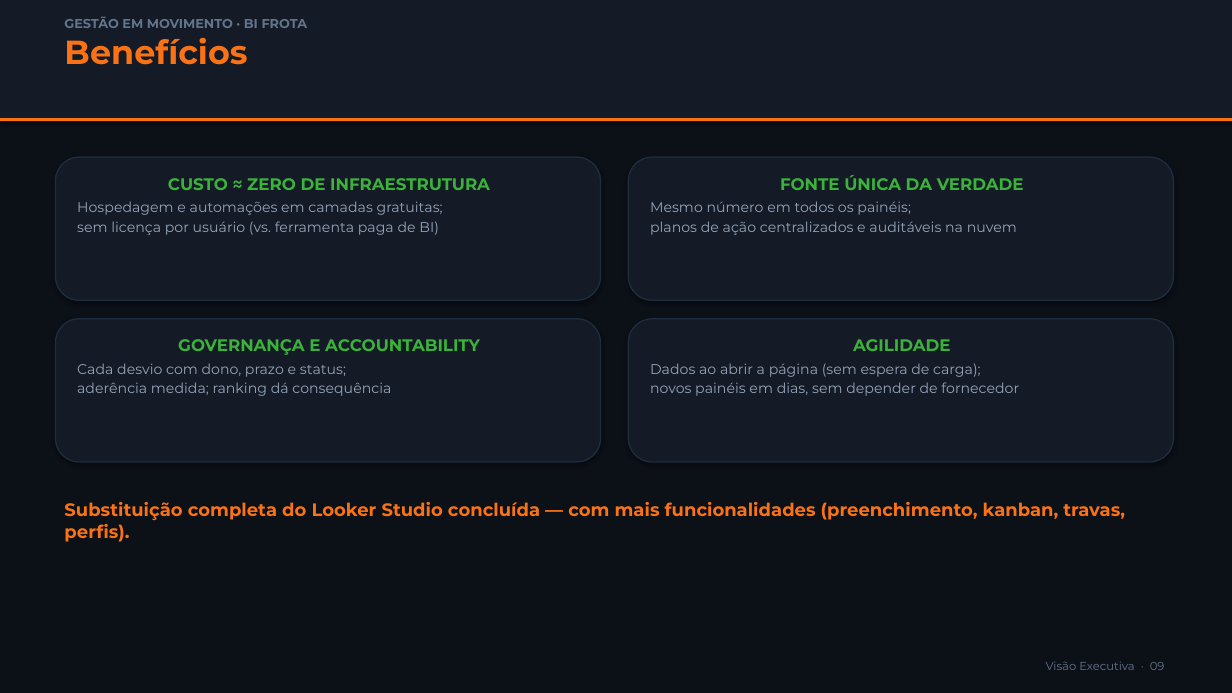
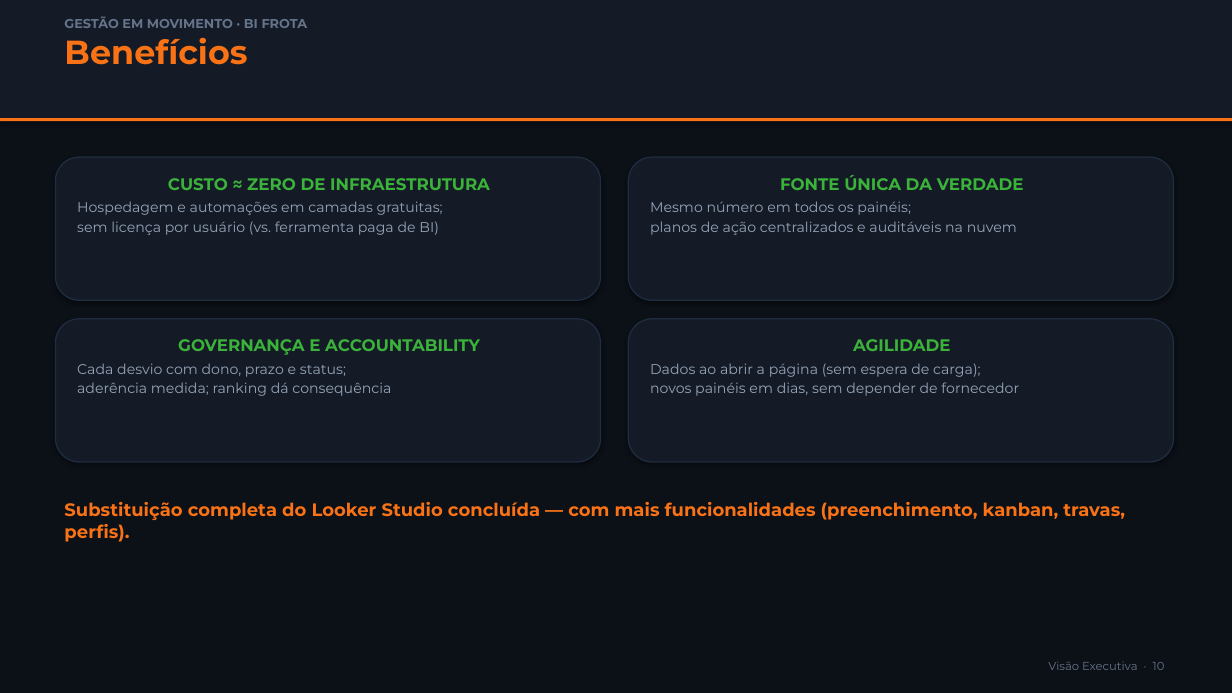
Before and after one commit to fortesindicadores-byte/Projeto-BI-App, a slide deck: slide 10 of docs/Gestao-em-Movimento_Business.pptx (slide 9 before the commit). Drawn at 1232x693 pixels with LibreOffice and Linux fonts; fonts in the diff are those of the drawing. Boxes give left, top, right and bottom in pixels: in the first picture for what was removed or moved away, otherwise in the second. Text is boxed around its words. In the diff, an @@ line names an element or a change of style, - is before the commit and + after.

```diff
--- a/docs/Gestao-em-Movimento_Business.pptx
+++ b/docs/Gestao-em-Movimento_Business.pptx
@@ text at box(1048, 662, 1165, 670): text changed @@
-Visão Executiva · 09
+Visão Executiva · 10
```
Also in this commit, not shown: 4 other slides changed, 1 slide added, 2 other files.
